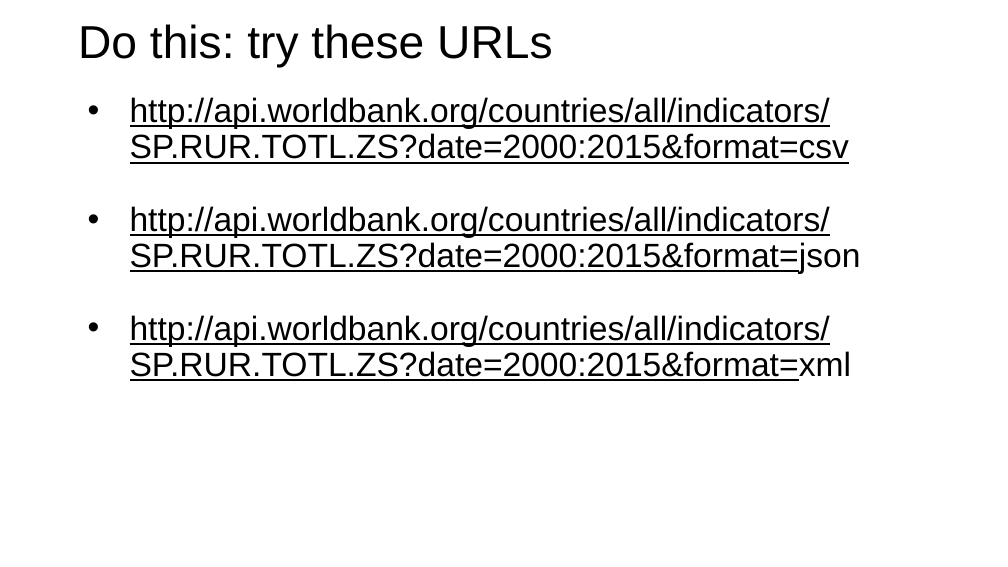
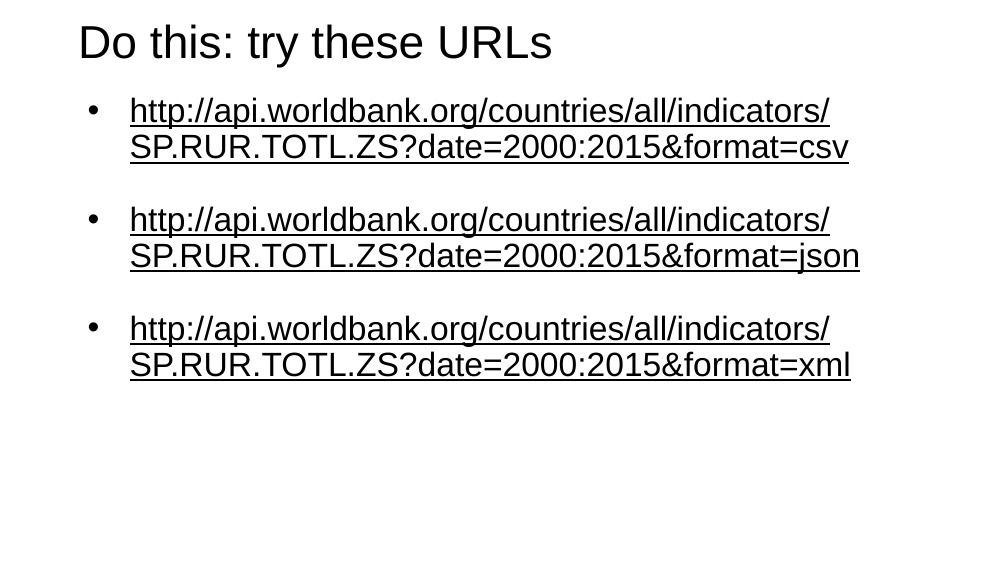
Before and after one commit to bodacea/datascienceforbeginners, a slide deck: slide 21 of Session 03 Acquiring data.ppt (slide 18 before the commit). Drawn at 1008x567 pixels with LibreOffice and Linux fonts; fonts in the diff are those of the drawing. Boxes give left, top, right and bottom in pixels: in the first picture for what was removed or moved away, otherwise in the second. Text is boxed around its words. In the diff, an @@ line names an element or a change of style, - is before the commit and + after.

```diff
--- a/Session 03 Acquiring data.ppt
+++ b/Session 03 Acquiring data.ppt
@@ text at (130,206,861,381): underline on in "http://api.worldbank.org/countries/all/indicators/SP.RUR.TOT ...", "http://api.worldbank.org/countries/all/indicators/SP.RUR.TOT ..." @@
```
Also in this commit, not shown: 9 other slides changed, 3 slides added, 12 other files.
